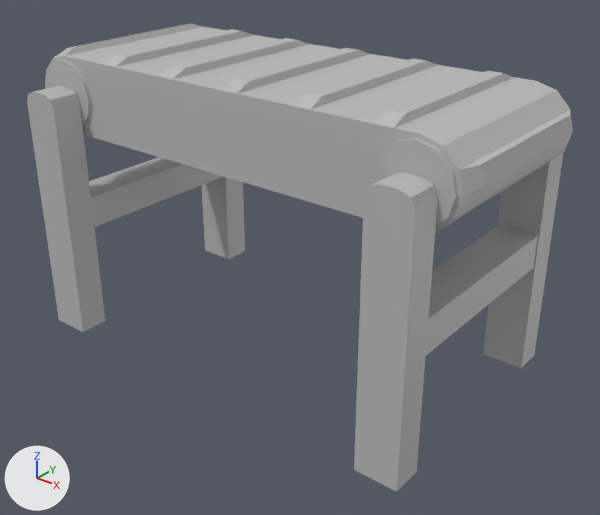
A saved change to the FBX model Supernova 2/Assets/Assets 3D/Assets Novos/Esteira/Com pé/Esteira com pe.fbx.
One viewpoint serves both versions: a 50 mm camera at (2.03, -6.45, 1.94) aimed at (0.1, -4.04, 0.44). The lights are fixed; the arrows at lower left show +X, +Y and +Z. The picture after the commit comes second. Where no turn or scale is listed for an object, it has been applied to the vertices.

Names of what the first picture shows: 'Esteira_com_pé'.
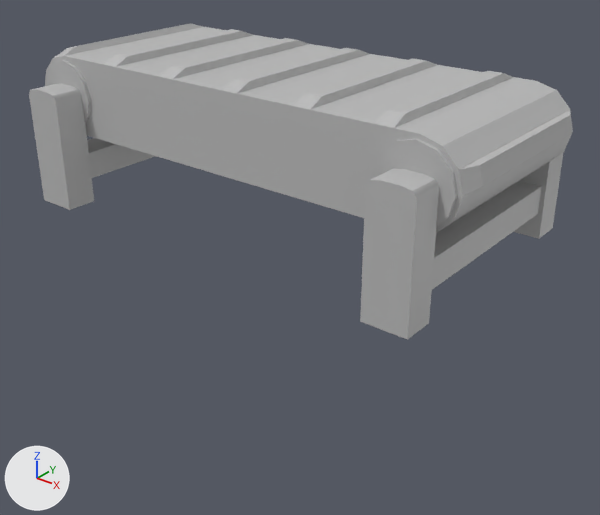
The newer file is also turned or shifted as a whole; pictures and numbers use the older file's frame.

Where the change shows, as pixel boxes (x1, y1, x2, y2) in the pictures (600 x 515 px; the box of a moved part takes in the faces that stretch with it):
```json
{"object": "Esteira_com_pé", "change": "reshaped", "before": [27, 23, 573, 492], "after": [29, 23, 573, 340], "on screen": "32% shorter"}
{"part": 1, "of": "me_mesh", "change": "moved or reshaped", "before": [483, 152, 564, 368], "after": [513, 152, 564, 239]}
{"part": 2, "of": "me_mesh", "change": "added", "after": [432, 181, 541, 289]}
{"part": 3, "of": "me_mesh", "change": "moved or reshaped", "before": [354, 172, 438, 492], "after": [360, 168, 439, 340]}
{"part": 4, "of": "me_mesh", "change": "moved or reshaped", "before": [202, 176, 245, 259], "on screen": "not visible afterwards"}
{"part": 5, "of": "me_mesh", "change": "added", "after": [87, 138, 155, 178]}
{"part": 6, "of": "me_mesh", "change": "moved or reshaped", "before": [27, 85, 105, 332], "after": [29, 83, 94, 210]}
{"part": 7, "of": "me_mesh", "change": "deleted", "before": [426, 225, 538, 355]}
{"part": 8, "of": "me_mesh", "change": "deleted", "before": [89, 157, 223, 227]}
```

The change, as JSON lines over the scene's bpy script:
```json
{"block": "me_mesh", "where": "# used by ob_esteira_com_pé; location = (-0.92, -4.544, 0.004)"}
{"op": "remove", "block": "me_mesh", "code": "me_mesh.from_pydata(...)  # 280 vertices, 240 faces; spans x -0.07..1.94, y 0.0..1.08, z 0.0..1.22"}
{"op": "add", "block": "me_mesh", "code": "me_mesh.from_pydata(...)  # 272 vertices, 234 faces; spans x -0.07..1.94, y 0.01..1.08, z 0.59..1.22"}
{"block": "me_mesh", "change": "me_mesh part 1: the loose piece of 16 vertices spanning x 1.66..1.84, y 0.96..1.08, z 0.0..1.07 is scaled about its middle by (1, 1, 0.456), then moved by (0.0, 0.0, 0.3)"}
{"block": "me_mesh", "change": "me_mesh part 2: a new loose piece, a box spanning x 1.68..1.82, y 0.05..1.01, z 0.69..0.81, in mat_pé_da_esteira (grey #bcbcbc)"}
{"block": "me_mesh", "change": "me_mesh part 3: the loose piece of 16 vertices spanning x 1.66..1.84, y 0.0..0.13, z 0.0..1.07 is scaled about its middle by (1, 1, 0.456), then moved by (0.0, 0.01, 0.3)"}
{"block": "me_mesh", "change": "me_mesh part 4: the loose piece of 16 vertices spanning x 0.0..0.18, y 0.96..1.08, z 0.0..1.07 is scaled about its middle by (1, 1, 0.456), then moved by (0.01, 0.0, 0.3)"}
{"block": "me_mesh", "change": "me_mesh part 5: a new loose piece, a box spanning x 0.03..0.18, y 0.05..1.01, z 0.69..0.81, in mat_pé_da_esteira (grey #bcbcbc)"}
{"block": "me_mesh", "change": "me_mesh part 6: the loose piece of 16 vertices spanning x 0.0..0.18, y 0.0..0.13, z 0.0..1.07 is scaled about its middle by (1, 1, 0.456), then moved by (0.01, 0.01, 0.3)"}
{"block": "me_mesh", "change": "me_mesh part 7: the loose piece of 8 vertices spanning x 1.67..1.83, y 0.13..0.96, z 0.47..0.61 is deleted"}
{"block": "me_mesh", "change": "me_mesh part 8: the loose piece of 8 vertices spanning x 0.01..0.17, y 0.13..0.96, z 0.47..0.61 is deleted"}
{"block": "me_mesh", "change": "other edits to the shape of me_mesh do not show in these pictures"}
```
